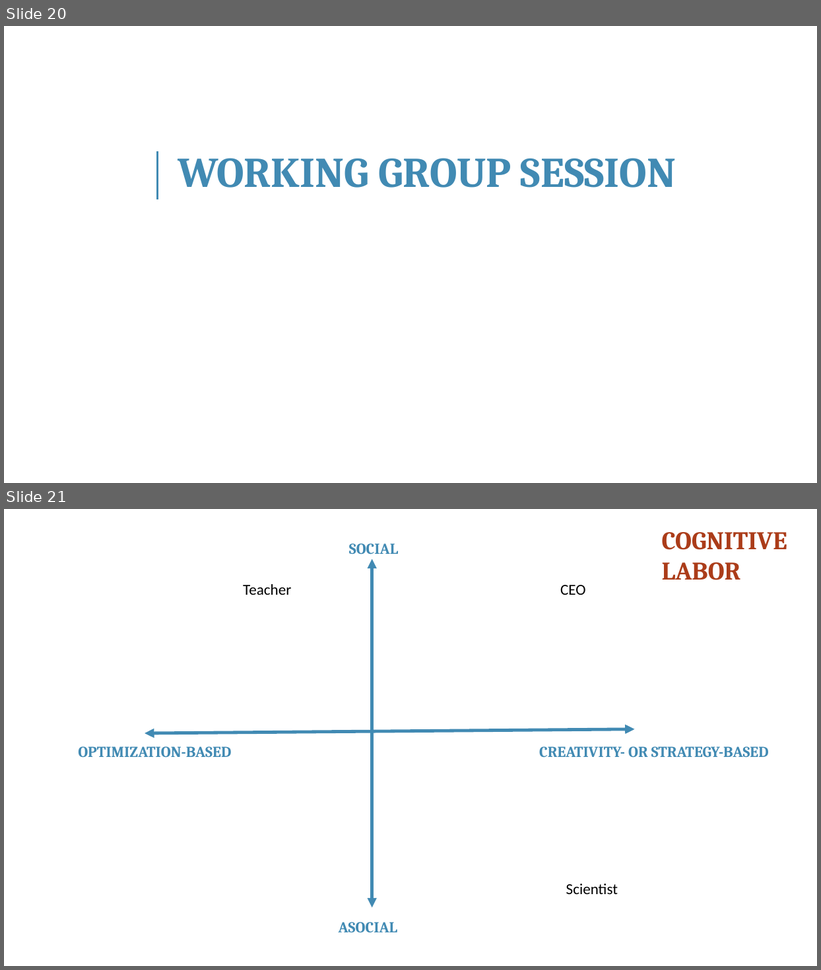
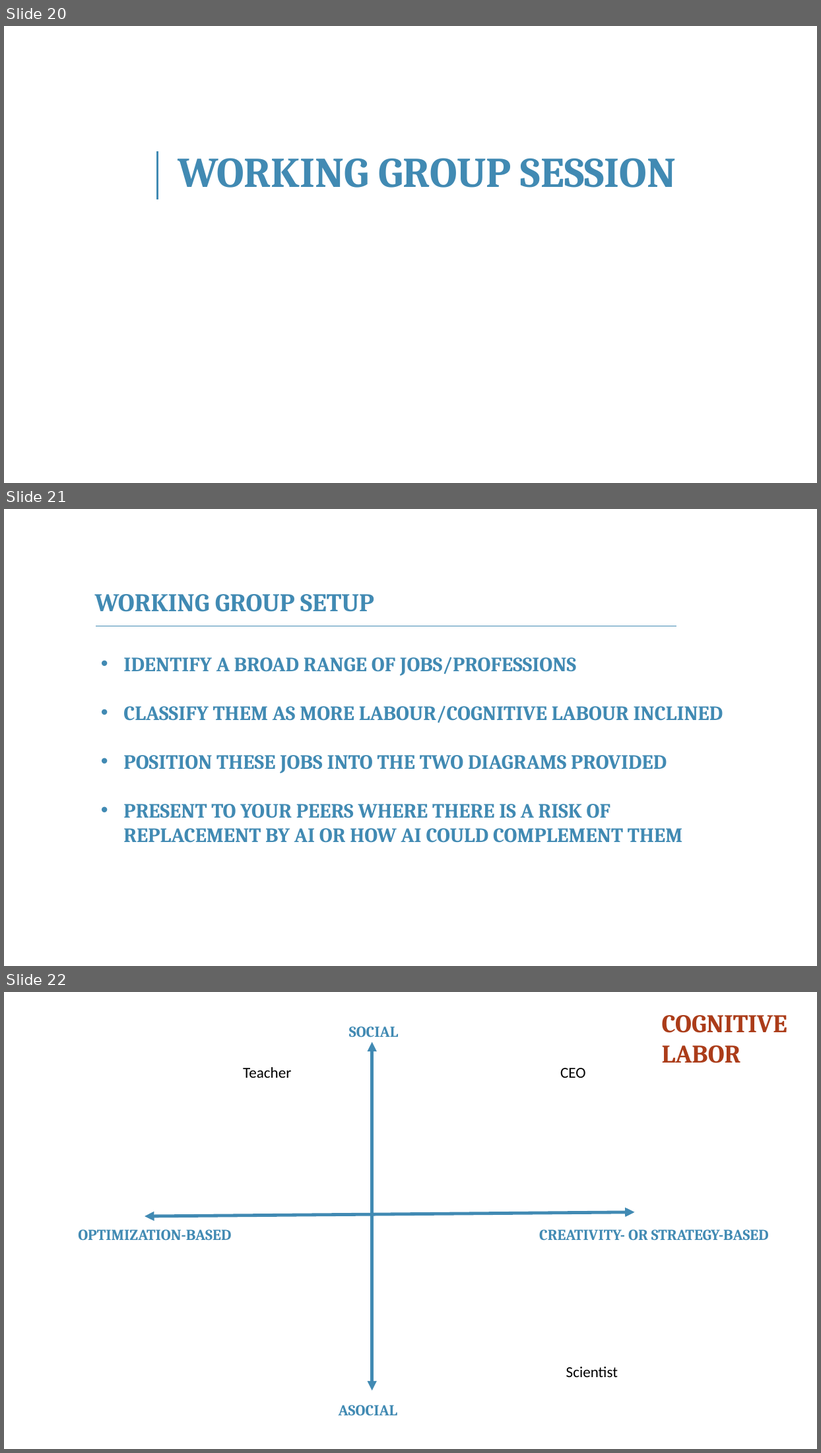
Before and after one commit to franckalbinet/itu-eaco-zanzibar-12-2018, a slide deck: presentations/session-9-open-issues-in-ai.pptx. Shown one above the other, each under a label of ours: slides 20 and 21 before the commit, slides 20, 21 and 22 after it. The pictures are 821x970 and 821x1453 pixels, drawn with LibreOffice and Linux fonts; fonts in the diff are those of the drawing; background and template pictures are left out. Boxes give left, top, right and bottom in pixels: in the first picture for what was removed or moved away, otherwise in the second. Text is boxed around its words. In the diff, an @@ line names an element or a change of style, - is before the commit and + after.

```diff
--- a/presentations/session-9-open-issues-in-ai.pptx
+++ b/presentations/session-9-open-issues-in-ai.pptx
@@ slide 21 added at box(4, 509, 817, 966), background #FFFFFF @@
@@ text added at box(95, 594, 374, 612), 30 pt, text #418AB3, bold @@
+WORKING GROUP SETUP
@@ line added from (96, 626) to (677, 626), #418AB3 1 pt @@
@@ text added at box(123, 657, 723, 843), 24 pt, text #418AB3, bold @@
+• IDENTIFY A BROAD RANGE OF JOBS/PROFESSIONS
+• CLASSIFY THEM AS MORE LABOUR/COGNITIVE LABOUR INCLINED
+• POSITION THESE JOBS INTO THE TWO DIAGRAMS PROVIDED
+• PRESENT TO YOUR PEERS WHERE THERE IS A RISK OF REPLACEMENT BY AI OR HOW AI COULD COMPLEMENT THEM
@@ what was slide 21 is now slide 22 @@
```
Also in this commit, not shown: 1 slide changed, 13 other files.
